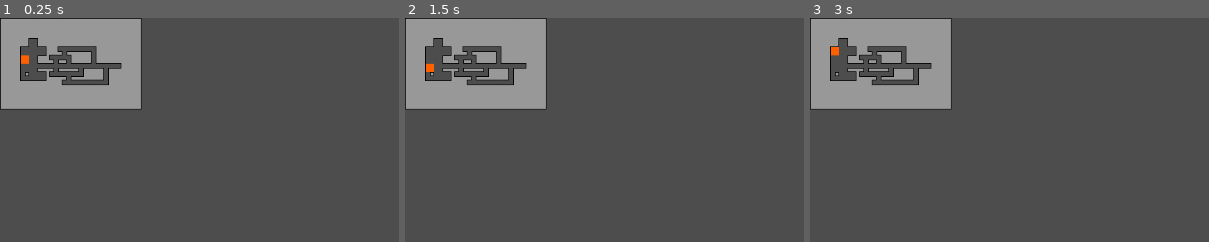
Above: before the commit, frames 1-3 (left to right).
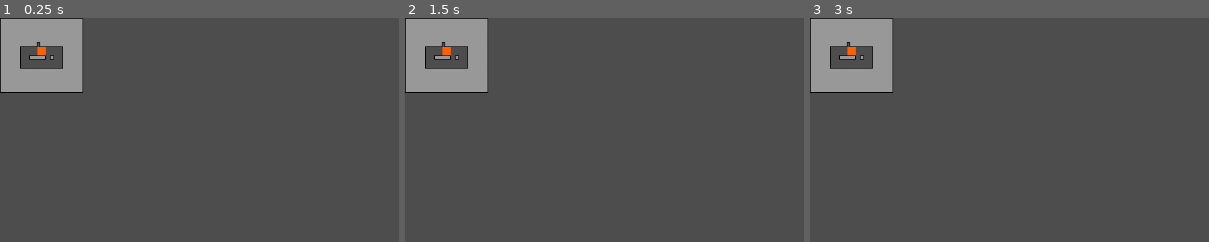
Above: after the commit, the same moments.

Repository: hulien22/gmtk2024
Game: Godot game, scene res://scenes/main.tscn
The game is run twice, just before and just after one commit, with the same random seed, the same clock (stepped at 60 frames per second) and the same inputs.
Inputs:
- Up to frame 1 (0.25 s): no input
- Up to frame 2 (1.5 s): tap Enter (ui_accept) at 0.5, 0.77, 1.25 s; hold Right (ui_right) 0.53-1.28 s; hold X (ToggleSwitch) 0.53-1.28 s; hold Down (ui_down) from 1.28 s (still down); tap Z (Undo) at 1.35 s
- Up to frame 3 (3 s): tap Enter (ui_accept) at 1.52, 2, 2.75 s; release Down (ui_down) at 2.03 s; hold Right (ui_right) 2.03-2.78 s; hold X (ToggleSwitch) 2.03-2.78 s; hold Up (ui_up) from 2.78 s (still down); tap Z (Undo) at 2.85 s
The pictures show only the part of the screen within x 0-50%, y 0-50%; the shares and areas given below are measured in that part.

The runs differ from the first frame. In frame 1, 9.0% of the frame differs, in the area x 0-36%, y 0-42%; in frame 2, 9.0%; in frame 3, 9.0%.

Commit message:
cool level?

Diff:
--- a/scripts/main.gd
+++ b/scripts/main.gd
@@ -16,34 +16,68 @@
 	#".  .  .  .  .  .  .  .  w  w  w  w  .  .  .  .  .  .  .  .  BGM.  .  .  CBR.  BGM.  .  .  .  .  .  .  .  .  ",
 	#".  .  .  .  .  .  .  .  w  w  w  w  .  .  .  .  .  .  .  .  .  .  .  .  CBR.  .  .  .  .  .  .  .  .  .  .  ",
 #]
+# var levelstr: Array[String] = [
+# 	".  .  .  .  .  .  .  .  .  .  .  .  .  .  .  .  .  .  .  .  .  .  .  .  .  .  .  .  .  .  .  .  .  .  .  .  ",
+# 	".  .  .  .  .  .  .  .  .  .  .  .  .  .  .  .  .  .  .  .  .  .  .  .  .  .  .  .  .  .  .  .  .  .  .  .  ",
+# 	".  .  .  .  .  .  .  .  .  .  .  .  .  .  .  .  XM .  .  .  .  .  .  .  .  .  .  .  .  .  .  .  .  .  .  .  ",
+# 	".  .  .  .  .  .  .  .  .  .  .  .  .  .  .  .  .  .  .  .  .  .  .  .  .  .  .  .  .  .  .  .  .  .  .  .  ",
+# 	"PB .  .  .  XM .  BRM.  CRR.  BRM.  .  .  .  .  .  .  .  .  w  w  .  .  .  .  .  .  .  .  .  .  .  .  .  .  ",
+# 	".  .  .  .  .  .  .  .  CRR.  .  .  .  .  .  .  .  .  .  .  w  w  .  .  .  .  .  .  .  .  .  .  .  .  .  .  ",
+# 	".  .  .  .  .  .  .  .  .  .  .  .  .  .  .  .  .  .  .  .  .  .  .  .  .  .  .  .  .  .  .  .  .  .  .  .  ",
+# 	".  .  .  .  .  .  .  .  .  .  .  .  .  .  .  .  .  .  .  .  .  .  .  .  .  .  .  .  .  .  .  .  .  .  .  .  ",
+# 	".  .  .  .  .  .  .  .  .  .  .  .  .  .  .  .  .  .  .  .  .  .  .  .  .  .  .  .  .  .  .  .  .  .  .  .  ",
+# 	".  .  .  .  .  .  .  .  .  .  .  .  .  .  .  XS XS XS XS .  .  .  .  .  .  .  .  .  .  .  .  .  .  .  .  .  ",
+# 	".  .  .  .  .  .  .  .  .  .  .  .  .  .  .  .  .  .  .  .  .  .  .  .  .  .  .  .  .  .  .  .  .  .  .  .  ",
+# 	".  .  .  .  .  .  .  .  .  .  .  .  .  .  .  .  .  .  .  .  .  .  .  .  .  .  .  .  .  .  .  .  .  .  .  .  ",
+# ]
+
+# LEVEL THAT I THINK IS COOL AND I REALLY HOPE ISN'T BROKEN..
+var levelstr: Array[String] = [
+	"w  w  w  w  w  w  w  w  w  w  w  w  w  w  w  w  w  w  w  w  ",
+	"w  w  w  w  w  w  w  w  w  w  w  w  w  w  w  w  w  w  w  w  ",
+	"w  w  w  w  w  w  w  w  FS w  w  w  w  w  w  w  w  w  w  w  ",
+	"w  w  w  w  w  w  w  w  CR w  w  w  w  w  w  w  w  w  w  w  ",
+	"BRM.  .  CR BRB.  .  .  PB .  .  .  .  .  .  .  CR .  .  .  ",
+	".  .  .  CR .  .  .  .  .  .  .  .  .  .  .  .  CR .  .  .  ",
+	"BRM.  .  CR .  .  .  .  .  .  .  .  BRM.  .  .  CR .  .  .  ",
+	".  .  .  CR .  .  .  .  .  .  .  .  .  .  .  .  CR .  .  .  ",
+	".  .  .  .  w  w  w  w  w  w  w  w  CR CR w  w  .  .  .  .  ",
+	".  .  .  .  w  w  w  w  w  w  w  w  CR CR w  w  .  .  .  .  ",
+	"XM .  XM .  .  .  .  .  .  .  .  .  BRM.  .  .  .  .  .  .  ",
+	".  .  .  .  .  .  .  .  .  .  .  .  .  .  .  .  .  .  .  .  ",
+	".  .  .  .  .  .  .  .  .  .  .  .  .  .  .  .  .  .  .  .  ",
+	".  .  .  .  .  .  .  .  .  .  .  .  .  .  .  .  .  .  .  .  ",
+	"w  w  w  w  w  w  w  w  w  w  w  w  w  w  w  w  w  w  w  w  ",
+	"w  w  w  w  w  w  w  w  w  w  w  w  w  w  w  w  w  w  w  w  ",
+]
 
 # LOCKPICKING LEVEL
-var levelstr: Array[String] = [
-	"w  w  w  w  .  .  .  .  w  w  w  w  w  w  w  w  w  w  w  w  w  w  w  w  w  w  w  w  w  w  w  w  w  w  w  w  w  w  w  w  w  w  w  w  w  w  w  w  ",
-	"w  w  w  w  .  .  .  .  w  w  w  w  w  w  w  w  w  w  w  w  w  w  w  w  w  w  w  w  w  w  w  w  w  w  w  w  w  w  w  w  w  w  w  w  w  w  w  w  ",
-	"w  w  w  w  .  .  .  .  w  w  w  w  w  w  w  w  w  w  w  w  w  w  w  w  w  w  w  w  w  w  w  w  w  w  w  w  w  w  w  w  w  w  w  w  w  w  w  w  ",
-	"w  w  w  w  .  .  .  .  w  w  w  w  w  w  w  w  w  w  w  w  w  w  w  w  w  w  w  w  w  w  w  w  w  w  w  w  w  w  w  w  w  w  w  w  w  w  w  w  ",
-	".  .  .  .  BGB.  .  .  .  .  .  .  w  w  w  w  w  w  .  .  .  .  XM .  .  .  .  .  .  .  .  .  .  .  .  .  w  w  w  w  w  w  w  w  w  w  w  w  ",
-	".  .  .  .  .  .  .  .  .  .  .  .  w  w  w  w  w  w  .  .  .  .  .  .  .  .  .  .  .  .  .  .  .  .  .  .  w  w  w  w  w  w  w  w  w  w  w  w  ",
-	".  .  .  .  .  .  .  .  .  .  .  .  w  w  w  w  w  w  w  w  .  .  w  w  w  w  w  w  w  w  w  w  w  w  .  .  w  w  w  w  w  w  w  w  w  w  w  w  ",
-	".  .  .  .  .  .  .  .  .  .  .  .  w  w  w  w  w  w  w  w  .  .  w  w  w  w  w  w  w  w  w  w  w  w  .  .  w  w  w  w  w  w  w  w  w  w  w  w  ",
-	"PB .  .  .  XB .  .  .  w  w  w  w  w  w  .  .  .  .  .  .  XM .  .  .  w  w  w  w  w  w  w  w  w  w  .  .  w  w  w  w  w  w  w  w  w  w  w  w  ",
-	".  .  .  .  .  .  .  .  w  w  w  w  w  w  .  .  .  .  .  .  .  .  .  .  w  w  w  w  w  w  w  w  w  w  .  .  w  w  w  w  w  w  w  w  w  w  w  w  ",
-	".  .  .  .  .  .  .  .  w  w  w  w  w  w  w  w  .  .  w  w  w  w  .  .  w  w  w  w  w  w  w  w  w  w  .  .  w  w  w  w  w  w  w  w  w  w  w  w  ",
-	".  .  .  .  .  .  .  .  w  w  w  w  w  w  w  w  .  .  w  w  w  w  .  .  w  w  w  w  w  w  w  w  w  w  .  .  w  w  w  w  w  w  w  w  w  w  w  w  ",
-	".  .  .  .  .  .  .  .  .  .  .  .  .  .  .  .  .  .  .  CGRCY .  .  .  .  CYRCG .  .  .  .  CGRCYR.  .  .  .  CYRCG .  .  .  .  CGRCY .  FM .  ",
-	".  .  .  .  .  .  .  .  .  .  .  .  .  .  .  .  .  .  .  CGRCY .  .  .  .  CYRCG .  .  .  .  CGRCYR.  .  .  .  CYRCG .  .  .  .  CGRCY .  .  .  ",
-	".  .  .  .  .  .  .  .  w  w  w  w  w  w  w  w  .  .  w  w  w  w  w  w  w  w  w  w  .  .  w  w  w  w  w  w  w  w  w  w  .  .  w  w  w  w  w  w  ",
-	".  .  .  .  .  .  .  .  w  w  w  w  w  w  w  w  .  .  w  w  w  w  w  w  w  w  w  w  .  .  w  w  w  w  w  w  w  w  w  w  .  .  w  w  w  w  w  w  ",
-	".  .  w  w  BYB.  .  .  .  .  .  .  w  w  .  .  .  .  .  .  .  .  XM .  .  .  .  .  .  .  w  w  w  w  w  w  w  w  w  w  .  .  w  w  w  w  w  w  ",
-	".  .  w  w  .  .  .  .  .  .  .  .  w  w  .  .  .  .  .  .  .  .  .  .  .  .  .  .  .  .  w  w  w  w  w  w  w  w  w  w  .  .  w  w  w  w  w  w  ",
-	".  .  .  .  .  .  .  .  .  .  .  .  w  w  w  w  w  w  w  w  w  w  .  .  w  w  w  w  w  w  w  w  w  w  w  w  w  w  w  w  .  .  w  w  w  w  w  w  ",
-	".  .  .  .  .  .  .  .  .  .  .  .  w  w  w  w  w  w  w  w  w  w  .  .  w  w  w  w  w  w  w  w  w  w  w  w  w  w  w  w  .  .  w  w  w  w  w  w  ",
-	"w  w  w  w  w  w  w  w  w  w  w  w  w  w  w  w  w  w  w  w  .  .  .  .  XM .  .  .  .  .  .  .  .  .  .  .  .  .  .  .  .  .  w  w  w  w  w  w  ",
-	"w  w  w  w  w  w  w  w  w  w  w  w  w  w  w  w  w  w  w  w  .  .  .  .  .  .  .  .  .  .  .  .  .  .  .  .  .  .  .  .  .  .  w  w  w  w  w  w  ",
-	"w  w  w  w  w  w  w  w  w  w  w  w  w  w  w  w  w  w  w  w  w  w  w  w  w  w  w  w  w  w  w  w  w  w  w  w  w  w  w  w  w  w  w  w  w  w  w  w  ",
-	"w  w  w  w  w  w  w  w  w  w  w  w  w  w  w  w  w  w  w  w  w  w  w  w  w  w  w  w  w  w  w  w  w  w  w  w  w  w  w  w  w  w  w  w  w  w  w  w  ",
-]
+# var levelstr: Array[String] = [
+# 	"w  w  w  w  .  .  .  .  w  w  w  w  w  w  w  w  w  w  w  w  w  w  w  w  w  w  w  w  w  w  w  w  w  w  w  w  w  w  w  w  w  w  w  w  w  w  w  w  ",
+# 	"w  w  w  w  .  .  .  .  w  w  w  w  w  w  w  w  w  w  w  w  w  w  w  w  w  w  w  w  w  w  w  w  w  w  w  w  w  w  w  w  w  w  w  w  w  w  w  w  ",
+# 	"w  w  w  w  .  .  .  .  w  w  w  w  w  w  w  w  w  w  w  w  w  w  w  w  w  w  w  w  w  w  w  w  w  w  w  w  w  w  w  w  w  w  w  w  w  w  w  w  ",
+# 	"w  w  w  w  .  .  .  .  w  w  w  w  w  w  w  w  w  w  w  w  w  w  w  w  w  w  w  w  w  w  w  w  w  w  w  w  w  w  w  w  w  w  w  w  w  w  w  w  ",
+# 	".  .  .  .  BGB.  .  .  .  .  .  .  w  w  w  w  w  w  .  .  .  .  XM .  .  .  .  .  .  .  .  .  .  .  .  .  w  w  w  w  w  w  w  w  w  w  w  w  ",
+# 	".  .  .  .  .  .  .  .  .  .  .  .  w  w  w  w  w  w  .  .  .  .  .  .  .  .  .  .  .  .  .  .  .  .  .  .  w  w  w  w  w  w  w  w  w  w  w  w  ",
+# 	".  .  .  .  .  .  .  .  .  .  .  .  w  w  w  w  w  w  w  w  .  .  w  w  w  w  w  w  w  w  w  w  w  w  .  .  w  w  w  w  w  w  w  w  w  w  w  w  ",
+# 	".  .  .  .  .  .  .  .  .  .  .  .  w  w  w  w  w  w  w  w  .  .  w  w  w  w  w  w  w  w  w  w  w  w  .  .  w  w  w  w  w  w  w  w  w  w  w  w  ",
+# 	"PB .  .  .  XB .  .  .  w  w  w  w  w  w  .  .  .  .  .  .  XM .  .  .  w  w  w  w  w  w  w  w  w  w  .  .  w  w  w  w  w  w  w  w  w  w  w  w  ",
+# 	".  .  .  .  .  .  .  .  w  w  w  w  w  w  .  .  .  .  .  .  .  .  .  .  w  w  w  w  w  w  w  w  w  w  .  .  w  w  w  w  w  w  w  w  w  w  w  w  ",
+# 	".  .  .  .  .  .  .  .  w  w  w  w  w  w  w  w  .  .  w  w  w  w  .  .  w  w  w  w  w  w  w  w  w  w  .  .  w  w  w  w  w  w  w  w  w  w  w  w  ",
+# 	".  .  .  .  .  .  .  .  w  w  w  w  w  w  w  w  .  .  w  w  w  w  .  .  w  w  w  w  w  w  w  w  w  w  .  .  w  w  w  w  w  w  w  w  w  w  w  w  ",
+# 	".  .  .  .  .  .  .  .  .  .  .  .  .  .  .  .  .  .  .  CGRCY .  .  .  .  CYRCG .  .  .  .  CGRCYR.  .  .  .  CYRCG .  .  .  .  CGRCY .  FM .  ",
+# 	".  .  .  .  .  .  .  .  .  .  .  .  .  .  .  .  .  .  .  CGRCY .  .  .  .  CYRCG .  .  .  .  CGRCYR.  .  .  .  CYRCG .  .  .  .  CGRCY .  .  .  ",
+# 	".  .  .  .  .  .  .  .  w  w  w  w  w  w  w  w  .  .  w  w  w  w  w  w  w  w  w  w  .  .  w  w  w  w  w  w  w  w  w  w  .  .  w  w  w  w  w  w  ",
+# 	".  .  .  .  .  .  .  .  w  w  w  w  w  w  w  w  .  .  w  w  w  w  w  w  w  w  w  w  .  .  w  w  w  w  w  w  w  w  w  w  .  .  w  w  w  w  w  w  ",
+# 	".  .  w  w  BYB.  .  .  .  .  .  .  w  w  .  .  .  .  .  .  .  .  XM .  .  .  .  .  .  .  w  w  w  w  w  w  w  w  w  w  .  .  w  w  w  w  w  w  ",
+# 	".  .  w  w  .  .  .  .  .  .  .  .  w  w  .  .  .  .  .  .  .  .  .  .  .  .  .  .  .  .  w  w  w  w  w  w  w  w  w  w  .  .  w  w  w  w  w  w  ",
+# 	".  .  .  .  .  .  .  .  .  .  .  .  w  w  w  w  w  w  w  w  w  w  .  .  w  w  w  w  w  w  w  w  w  w  w  w  w  w  w  w  .  .  w  w  w  w  w  w  ",
+# 	".  .  .  .  .  .  .  .  .  .  .  .  w  w  w  w  w  w  w  w  w  w  .  .  w  w  w  w  w  w  w  w  w  w  w  w  w  w  w  w  .  .  w  w  w  w  w  w  ",
+# 	"w  w  w  w  w  w  w  w  w  w  w  w  w  w  w  w  w  w  w  w  .  .  .  .  XM .  .  .  .  .  .  .  .  .  .  .  .  .  .  .  .  .  w  w  w  w  w  w  ",
+# 	"w  w  w  w  w  w  w  w  w  w  w  w  w  w  w  w  w  w  w  w  .  .  .  .  .  .  .  .  .  .  .  .  .  .  .  .  .  .  .  .  .  .  w  w  w  w  w  w  ",
+# 	"w  w  w  w  w  w  w  w  w  w  w  w  w  w  w  w  w  w  w  w  w  w  w  w  w  w  w  w  w  w  w  w  w  w  w  w  w  w  w  w  w  w  w  w  w  w  w  w  ",
+# 	"w  w  w  w  w  w  w  w  w  w  w  w  w  w  w  w  w  w  w  w  w  w  w  w  w  w  w  w  w  w  w  w  w  w  w  w  w  w  w  w  w  w  w  w  w  w  w  w  ",
+# ]
 
 #var levelstr: Array[String] = [
 	#".  .  .  .  .  .  .  .  ",
